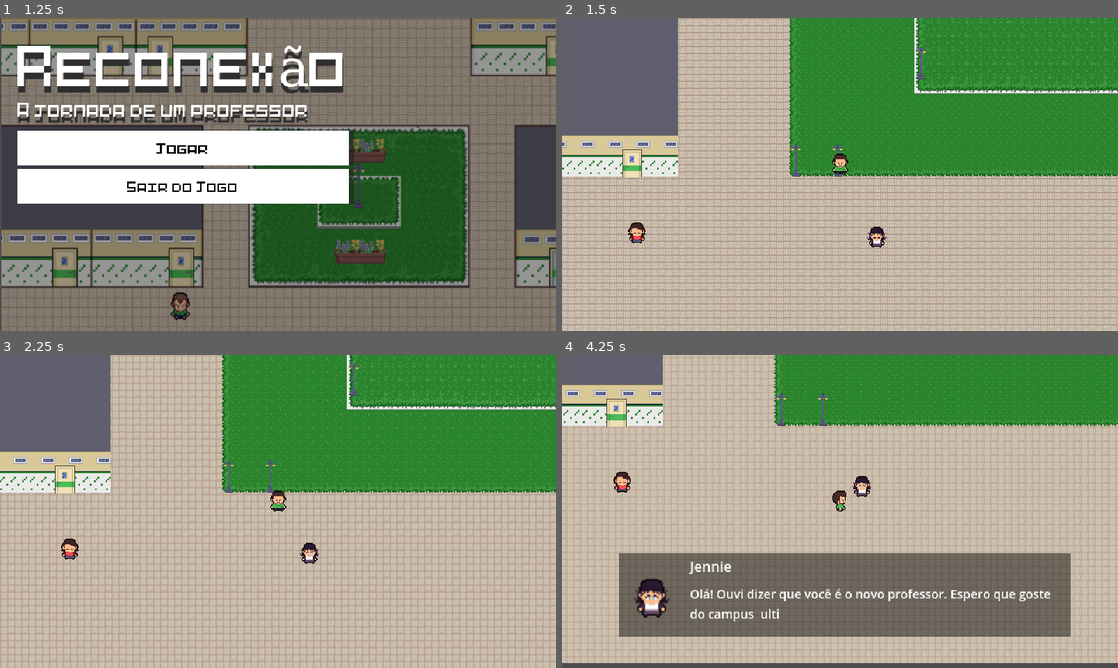
Above: before the commit, frames 1-4 (two rows, left to right).
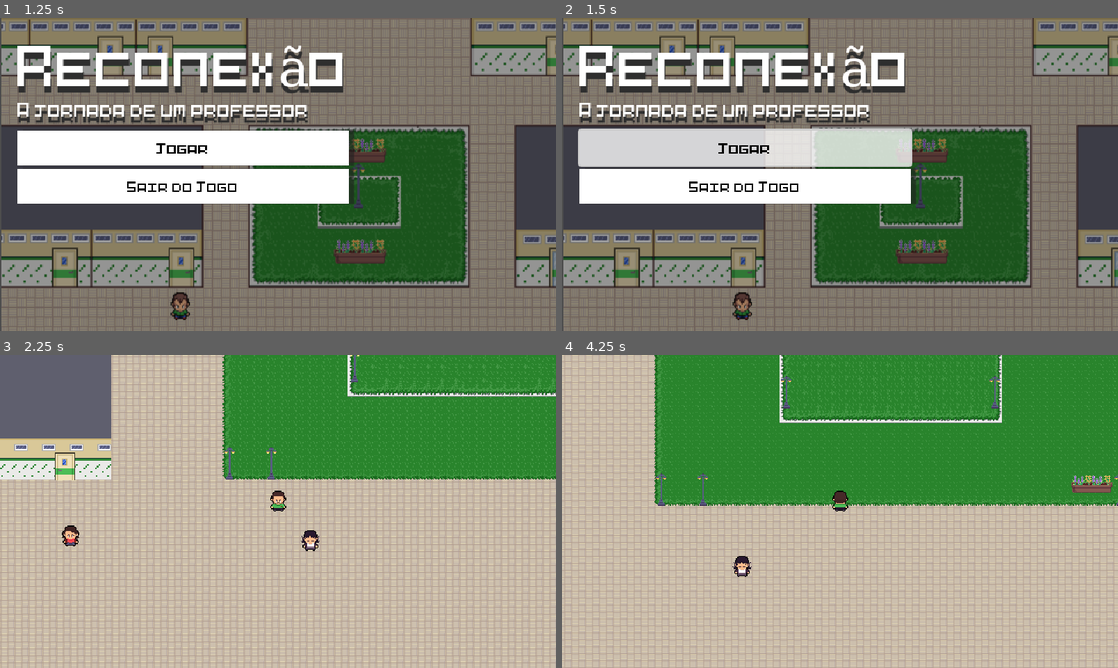
Above: after the commit, the same moments.

Repository: 1sad0ra/OpalaGames
Game: Godot game, scene res://cenas/ui_cenas/tela_incial.tscn
Same seed, same stepped clock (60 frames per second), same inputs: the game is played once before the commit and once after it.
Inputs (mouse positions are in pixels of both pictures, inside the frame that each line leads up to):
- Up to frame 1 (1.25 s): tap Enter (ui_accept) at 0.5, 0.77 s; move the mouse to (400, 158) at 0.52 s; hold Right (ui_right) from 0.53 s (still down); tap E (interact) at 0.6 s
- Up to frame 2 (1.5 s): release Right (ui_right) at 1.25 s; click "Jogar" at 1.25 s
- Up to frame 3 (2.25 s): tap Enter (ui_accept) at 2 s; move the mouse to (166, 527) at 2.02 s; hold Down (ui_down) from 2.03 s (still down); tap E (interact) at 2.1 s
- Up to frame 4 (4.25 s): tap Enter (ui_accept) at 2.27, 3.77 s; move the mouse to (895, 442) at 2.77 s; release Down (ui_down) at 2.78 s; hold Right (ui_right) 2.78-3.53 s; tap E (interact) at 2.85, 3.6 s; move the mouse to (812, 574) at 3.52 s; hold Up (ui_up) from 3.53 s (still down)

Frame 1 is identical in both runs. In frame 2, 98% of the frame differs, in the area x 0-100%, y 0-100%; in frame 3, 25%; in frame 4, 62%.

Commit message:
player_+musica

Diff:
--- /dev/null
+++ b/new-game-project/cenas/caracteristicas/player/player.gd
@@ -0,0 +1,70 @@
+extends CharacterBody2D
+
+@export var speed := 200
+var direction := Vector2.ZERO
+var last_direction := Vector2.DOWN  # Última direção pressionada
+
+@onready var anim = $AnimatedSprite2D
+@onready var passos = $passos  # Som de passos
+
+func _physics_process(delta):
+	direction = Vector2.ZERO
+
+	if Input.is_action_pressed("ui_up"):
+		direction.y -= 1
+	elif Input.is_action_pressed("ui_down"):
+		direction.y += 1
+
+	if Input.is_action_pressed("ui_left"):
+		direction.x -= 1
+	elif Input.is_action_pressed("ui_right"):
+		direction.x += 1
+
+	if direction != Vector2.ZERO:
+		# Atualiza a última direção dominante
+		if direction.x != 0:
+			last_direction = Vector2(direction.x, 0)
+		elif direction.y != 0:
+			last_direction = Vector2(0, direction.y)
+
+	velocity = direction.normalized() * speed
+
+	if direction != Vector2.ZERO:
+		move_and_slide()
+
+	update_animation()
+	update_som_passos()
+
+
+func update_animation():
+	if direction == Vector2.ZERO:
+		# Animações de idle com base na última direção
+		if last_direction.y < 0:
+			anim.animation = "idle_up"
+		elif last_direction.y > 0:
+			anim.animation = "idle_down"
+		elif last_direction.x < 0:
+			anim.animation = "idle_left"
+		elif last_direction.x > 0:
+			anim.animation = "idle_right"
+	else:
+		# Animações de caminhada
+		if direction.y < 0:
+			anim.animation = "walk_up"
+		elif direction.y > 0:
+			anim.animation = "walk_down"
+		elif direction.x < 0:
+			anim.animation = "walk_left"
+		elif direction.x > 0:
+			anim.animation = "walk_right"
+
+	anim.play()
+
+
+func update_som_passos():
+	if direction != Vector2.ZERO:
+		if not passos.playing:
+			passos.play()
+	else:
+		if passos.playing:
+			passos.stop()
--- a/new-game-project/cenas/caracteristicas/player/player.tscn
+++ b/new-game-project/cenas/caracteristicas/player/player.tscn
@@ -1,31 +1,73 @@
-[gd_scene load_steps=28 format=3 uid="uid://bsg3u25etbs1d"]
+[gd_scene load_steps=26 format=3 uid="uid://bsg3u25etbs1d"]
 
 [ext_resource type="Texture2D" uid="uid://g1xcs7jsdm4q" path="res://assets/Personagens/Player_Socram/Socram_pixilart-sprite.png" id="1_0nm8a"]
-[ext_resource type="Script" uid="uid://da02e7180g5ss" path="res://scripts/estado_maquina/node_state_machine.gd" id="2_74wcc"]
-[ext_resource type="Script" uid="uid://cvyqbbr5rqkfy" path="res://cenas/caracteristicas/player/walk_state.gd" id="3_74wcc"]
-[ext_resource type="Script" uid="uid://ba20rspda3p2j" path="res://cenas/caracteristicas/player/idle_state.gd" id="3_2231b"]
+[ext_resource type="Script" uid="uid://bvxtljtdo42mo" path="res://cenas/caracteristicas/player/player.gd" id="1_74wcc"]
 [ext_resource type="AudioStream" uid="uid://db6eum5105vgt" path="res://sounds/passos.mp3" id="5_j1rc3"]
 
+[sub_resource type="AtlasTexture" id="AtlasTexture_xrlbt"]
+atlas = ExtResource("1_0nm8a")
+region = Rect2(64, 0, 32, 32)
+
+[sub_resource type="AtlasTexture" id="AtlasTexture_74wcc"]
+atlas = ExtResource("1_0nm8a")
+region = Rect2(128, 0, 32, 32)
+
+[sub_resource type="AtlasTexture" id="AtlasTexture_2231b"]
+atlas = ExtResource("1_0nm8a")
+region = Rect2(320, 0, 32, 32)
+
+[sub_resource type="AtlasTexture" id="AtlasTexture_j1rc3"]
+atlas = ExtResource("1_0nm8a")
+region = Rect2(544, 0, 32, 32)
+
 [sub_resource type="AtlasTexture" id="AtlasTexture_0nm8a"]
 atlas = ExtResource("1_0nm8a")
 region = Rect2(160, 0, 32, 32)
 
-[sub_resource type="AtlasTexture" id="AtlasTexture_xrlbt"]
-atlas = ExtResource("1_0nm8a")
-region = Rect2(64, 0, 32, 32)
-
-[sub_resource type="AtlasTexture" id="AtlasTexture_74wcc"]
-atlas = ExtResource("1_0nm8a")
-region = Rect2(128, 0, 32, 32)
-
-[sub_resource type="AtlasTexture" id="AtlasTexture_2231b"]
-atlas = ExtResource("1_0nm8a")
-region = Rect2(320, 0, 32, 32)
-
-[sub_resource type="AtlasTexture" id="AtlasTexture_j1rc3"]
+[sub_resource type="AtlasTexture" id="AtlasTexture_slnor"]
+atlas = ExtResource("1_0nm8a")
+region = Rect2(0, 0, 32, 32)
+
+[sub_resource type="AtlasTexture" id="AtlasTexture_cn58u"]
+atlas = ExtResource("1_0nm8a")
+region = Rect2(32, 0, 32, 32)
+
+[sub_resource type="AtlasTexture" id="AtlasTexture_jyffu"]
+atlas = ExtResource("1_0nm8a")
+region = Rect2(96, 0, 32, 32)
+
+[sub_resource type="AtlasTexture" id="AtlasTexture_i8xqc"]
+atlas = ExtResource("1_0nm8a")
+region = Rect2(384, 0, 32, 32)
+
+[sub_resource type="AtlasTexture" id="AtlasTexture_cqmuw"]
+atlas = ExtResource("1_0nm8a")
+region = Rect2(416, 0, 32, 32)
+
+[sub_resource type="AtlasTexture" id="AtlasTexture_qy6ub"]
+atlas = ExtResource("1_0nm8a")
+region = Rect2(352, 0, 32, 32)
+
+[sub_resource type="AtlasTexture" id="AtlasTexture_76j63"]
+atlas = ExtResource("1_0nm8a")
+region = Rect2(288, 0, 32, 32)
+
+[sub_resource type="AtlasTexture" id="AtlasTexture_r0bgb"]
+atlas = ExtResource("1_0nm8a")
+region = Rect2(512, 0, 32, 32)
+
+[sub_resource type="AtlasTexture" id="AtlasTexture_6b8rw"]
 atlas = ExtResource("1_0nm8a")
 region = Rect2(544, 0, 32, 32)
 
+[sub_resource type="AtlasTexture" id="AtlasTexture_ccwld"]
+atlas = ExtResource("1_0nm8a")
+region = Rect2(576, 0, 32, 32)
+
+[sub_resource type="AtlasTexture" id="AtlasTexture_igwre"]
+atlas = ExtResource("1_0nm8a")
+region = Rect2(448, 0, 32, 32)
+
 [sub_resource type="AtlasTexture" id="AtlasTexture_8q873"]
 atlas = ExtResource("1_0nm8a")
 region = Rect2(160, 0, 32, 32)
@@ -41,87 +83,91 @@
 [sub_resource type="AtlasTexture" id="AtlasTexture_qfegk"]
 atlas = ExtResource("1_0nm8a")
 region = Rect2(256, 0, 32, 32)
-
-[sub_resource type="AtlasTexture" id="AtlasTexture_slnor"]
-atlas = ExtResource("1_0nm8a")
-region = Rect2(0, 0, 32, 32)
-
-[sub_resource type="AtlasTexture" id="AtlasTexture_cn58u"]
-atlas = ExtResource("1_0nm8a")
-region = Rect2(32, 0, 32, 32)
-
-[sub_resource type="AtlasTexture" id="AtlasTexture_jyffu"]
-atlas = ExtResource("1_0nm8a")
-region = Rect2(96, 0, 32, 32)
-
-[sub_resource type="AtlasTexture" id="AtlasTexture_i8xqc"]
-atlas = ExtResource("1_0nm8a")
-region = Rect2(384, 0, 32, 32)
-
-[sub_resource type="AtlasTexture" id="AtlasTexture_cqmuw"]
-atlas = ExtResource("1_0nm8a")
-region = Rect2(416, 0, 32, 32)
-
-[sub_resource type="AtlasTexture" id="AtlasTexture_qy6ub"]
-atlas = ExtResource("1_0nm8a")
-region = Rect2(352, 0, 32, 32)
-
-[sub_resource type="AtlasTexture" id="AtlasTexture_76j63"]
-atlas = ExtResource("1_0nm8a")
-region = Rect2(288, 0, 32, 32)
-
-[sub_resource type="AtlasTexture" id="AtlasTexture_r0bgb"]
-atlas = ExtResource("1_0nm8a")
-region = Rect2(512, 0, 32, 32)
-
-[sub_resource type="AtlasTexture" id="AtlasTexture_6b8rw"]
-atlas = ExtResource("1_0nm8a")
-region = Rect2(544, 0, 32, 32)
-
-[sub_resource type="AtlasTexture" id="AtlasTexture_ccwld"]
-atlas = ExtResource("1_0nm8a")
-region = Rect2(576, 0, 32, 32)
-
-[sub_resource type="AtlasTexture" id="AtlasTexture_igwre"]
-atlas = ExtResource("1_0nm8a")
-region = Rect2(448, 0, 32, 32)
 
 [sub_resource type="SpriteFrames" id="SpriteFrames_u1gk2"]
 animations = [{
 "frames": [{
 "duration": 1.0,
+"texture": SubResource("AtlasTexture_xrlbt")
+}, {
+"duration": 1.0,
+"texture": SubResource("AtlasTexture_74wcc")
+}],
+"loop": true,
+"name": &"idle_down",
+"speed": 3.0
+}, {
+"frames": [{
+"duration": 1.0,
+"texture": SubResource("AtlasTexture_2231b")
+}],
+"loop": true,
+"name": &"idle_left",
+"speed": 3.0
+}, {
+"frames": [{
+"duration": 1.0,
+"texture": SubResource("AtlasTexture_j1rc3")
+}],
+"loop": true,
+"name": &"idle_right",
+"speed": 3.0
+}, {
+"frames": [{
+"duration": 1.0,
 "texture": SubResource("AtlasTexture_0nm8a")
 }],
 "loop": true,
-"name": &"idle_back",
-"speed": 3.0
-}, {
-"frames": [{
-"duration": 1.0,
-"texture": SubResource("AtlasTexture_xrlbt")
-}, {
-"duration": 1.0,
-"texture": SubResource("AtlasTexture_74wcc")
-}],
-"loop": true,
-"name": &"idle_front",
-"speed": 3.0
-}, {
-"frames": [{
-"duration": 1.0,
-"texture": SubResource("AtlasTexture_2231b")
-}],
-"loop": true,
-"name": &"idle_left",
-"speed": 3.0
-}, {
-"frames": [{
-"duration": 1.0,
-"texture": SubResource("AtlasTexture_j1rc3")
-}],
-"loop": true,
-"name": &"idle_rigth",
-"speed": 3.0
+"name": &"idle_up",
+"speed": 3.0
+}, {
+"frames": [{
+"duration": 1.0,
+"texture": SubResource("AtlasTexture_slnor")
+}, {
+"duration": 1.0,
+"texture": SubResource("AtlasTexture_cn58u")
+}, {
+"duration": 1.0,
+"texture": SubResource("AtlasTexture_jyffu")
+}],
+"loop": true,
+"name": &"walk_down",
+"speed": 4.0
+}, {
+"frames": [{
+"duration": 1.0,
+"texture": SubResource("AtlasTexture_i8xqc")
+}, {
+"duration": 1.0,
+"texture": SubResource("AtlasTexture_cqmuw")
+}, {
+"duration": 1.0,
+"texture": SubResource("AtlasTexture_qy6ub")
+}, {
+"duration": 1.0,
+"texture": SubResource("AtlasTexture_76j63")
+}],
+"loop": true,
+"name": &"walk_left",
+"speed": 4.0
+}, {
+"frames": [{
+"duration": 1.0,
+"texture": SubResource("AtlasTexture_r0bgb")
+}, {
+"duration": 1.0,
+"texture": SubResource("AtlasTexture_6b8rw")
+}, {
+"duration": 1.0,
+"texture": SubResource("AtlasTexture_ccwld")
+}, {
+"duration": 1.0,
+"texture": SubResource("AtlasTexture_igwre")
+}],
+"loop": true,
+"name": &"walk_right",
+"speed": 4.0
 }, {
 "frames": [{
 "duration": 1.0,
@@ -137,55 +183,7 @@
 "texture": SubResource("AtlasTexture_qfegk")
 }],
 "loop": true,
-"name": &"walk_back",
-"speed": 4.0
-}, {
-"frames": [{
-"duration": 1.0,
-"texture": SubResource("AtlasTexture_slnor")
-}, {
-"duration": 1.0,
-"texture": SubResource("AtlasTexture_cn58u")
-}, {
-"duration": 1.0,
-"texture": SubResource("AtlasTexture_jyffu")
-}],
-"loop": true,
-"name": &"walk_front",
-"speed": 4.0
-}, {
-"frames": [{
-"duration": 1.0,
-"texture": SubResource("AtlasTexture_i8xqc")
-}, {
-"duration": 1.0,
-"texture": SubResource("AtlasTexture_cqmuw")
-}, {
-"duration": 1.0,
-"texture": SubResource("AtlasTexture_qy6ub")
-}, {
-"duration": 1.0,
-"texture": SubResource("AtlasTexture_76j63")
-}],
-"loop": true,
-"name": &"walk_left",
-"speed": 4.0
-}, {
-"frames": [{
-"duration": 1.0,
-"texture": SubResource("AtlasTexture_r0bgb")
-}, {
-"duration": 1.0,
-"texture": SubResource("AtlasTexture_6b8rw")
-}, {
-"duration": 1.0,
-"texture": SubResource("AtlasTexture_ccwld")
-}, {
-"duration": 1.0,
-"texture": SubResource("AtlasTexture_igwre")
-}],
-"loop": true,
-"name": &"walk_rigth",
+"name": &"walk_up",
 "speed": 4.0
 }]
 
@@ -194,34 +192,19 @@
 height = 10.0
 
 [node name="player" type="CharacterBody2D"]
+script = ExtResource("1_74wcc")
 
 [node name="AnimatedSprite2D" type="AnimatedSprite2D" parent="."]
 texture_filter = 1
 position = Vector2(0, -13)
 sprite_frames = SubResource("SpriteFrames_u1gk2")
-animation = &"walk_rigth"
-autoplay = "idle_front"
-frame = 3
-frame_progress = 0.866951
+animation = &"walk_right"
+autoplay = "idle_down"
 
 [node name="CollisionShape2D" type="CollisionShape2D" parent="."]
 position = Vector2(0, -8)
 shape = SubResource("CapsuleShape2D_j58ch")
 
-[node name="stateMachine" type="Node" parent="." node_paths=PackedStringArray("initial_node_state")]
-script = ExtResource("2_74wcc")
-initial_node_state = NodePath("idle")
-
-[node name="idle" type="Node" parent="stateMachine" node_paths=PackedStringArray("player", "animated_sprit2d")]
-script = ExtResource("3_2231b")
-player = NodePath("../..")
-animated_sprit2d = NodePath("../../AnimatedSprite2D")
-
-[node name="walk" type="Node" parent="stateMachine" node_paths=PackedStringArray("player", "animated_sprit2d")]
-script = ExtResource("3_74wcc")
-player = NodePath("../..")
-animated_sprit2d = NodePath("../../AnimatedSprite2D")
-
 [node name="Camera2D" type="Camera2D" parent="."]
 
 [node name="passos" type="AudioStreamPlayer2D" parent="."]
--- a/new-game-project/cenas/ui_cenas/tela_incial.tscn
+++ b/new-game-project/cenas/ui_cenas/tela_incial.tscn
@@ -1,8 +1,10 @@
-[gd_scene load_steps=10 format=3 uid="uid://dll8nx3bt3avy"]
+[gd_scene load_steps=12 format=3 uid="uid://dll8nx3bt3avy"]
 
 [ext_resource type="Texture2D" uid="uid://b28swfbq14xi3" path="res://assets/Mapa/esbocosemcamadas (2).png" id="1_gka14"]
 [ext_resource type="Script" uid="uid://diwbswfpf7hut" path="res://scripts/ui_scripts/tela_incial.gd" id="1_rikrs"]
+[ext_resource type="AudioStream" uid="uid://c00f3aynuhcuo" path="res://sounds/click-21156.wav" id="2_5jcpw"]
 [ext_resource type="FontFile" uid="uid://dhq1kbwvasqme" path="res://assets/pixel_Fonte/pixelart.ttf" id="2_rikrs"]
+[ext_resource type="AudioStream" uid="uid://v84oetfns8fu" path="res://sounds/ui-sounds-pack-3-7-359721.mp3" id="3_1ithu"]
 
 [sub_resource type="StyleBoxFlat" id="StyleBoxFlat_hmdr4"]
 bg_color = Color(1, 1, 1, 0.784314)
@@ -88,6 +90,13 @@
 grow_vertical = 2
 script = ExtResource("1_rikrs")
 
+[node name="ClickPlayer" type="AudioStreamPlayer2D" parent="."]
+stream = ExtResource("2_5jcpw")
+volume_db = 24.0
+
+[node name="HoverPlayer" type="AudioStreamPlayer2D" parent="."]
+stream = ExtResource("3_1ithu")
+
 [node name="bg" type="TextureRect" parent="."]
 modulate = Color(0.458824, 0.458824, 0.458824, 0)
 layout_mode = 2
@@ -141,7 +150,7 @@
 theme_override_font_sizes/font_size = 20
 text = "A jornada de um professor"
 
-[node name="jogar_Button1" type="Button" parent="MarginContainer/HBoxContainer/VBoxContainer"]
+[node name="jogar_Button1" type="Button" parent="MarginContainer/HBoxContainer/VBoxContainer" groups=["menu_buttons"]]
 custom_minimum_size = Vector2(40, 40)
 layout_mode = 2
 theme_override_colors/font_hover_color = Color(0, 0, 0, 1)
@@ -155,7 +164,7 @@
 theme_override_styles/normal = SubResource("StyleBoxFlat_rikrs")
 text = "Jogar"
 
-[node name="Sair_Button3" type="Button" parent="MarginContainer/HBoxContainer/VBoxContainer"]
+[node name="Sair_Button3" type="Button" parent="MarginContainer/HBoxContainer/VBoxContainer" groups=["menu_buttons"]]
 custom_minimum_size = Vector2(40, 40)
 layout_mode = 2
 theme_override_colors/font_hover_color = Color(0, 0, 0, 1)
--- a/new-game-project/project.godot
+++ b/new-game-project/project.godot
@@ -44,6 +44,10 @@
 "res://sounds/": "green"
 }
 
+[global_group]
+
+menu_buttons=""
+
 [input]
 
 ui_accept={
--- a/new-game-project/scripts/ui_scripts/tela_incial.gd
+++ b/new-game-project/scripts/ui_scripts/tela_incial.gd
@@ -1,18 +1,25 @@
 extends Control
 
+@onready var click_player = $ClickPlayer
+@onready var hover_player = $HoverPlayer
+
 func _ready():
-	pass
+	for button in get_tree().get_nodes_in_group("menu_buttons"):
+		button.pressed.connect(_on_button_pressed)
+		button.mouse_entered.connect(_on_button_hover)
 
-func _process(delta):
-	pass
+func _on_button_pressed():
+	click_player.play()
 
-
+func _on_button_hover():
+	hover_player.play()
 
 func _on_jogar_button_1_pressed():
+	click_player.play()
+	await get_tree().create_timer(0.2).timeout
 	get_tree().change_scene_to_file("res://cenas/teste/world.tscn")
 
-func _on_conf_button_2_pressed():
-	pass # Replace with function body.
-
 func _on_sair_button_3_pressed():
+	click_player.play()
+	await get_tree().create_timer(0.2).timeout
 	get_tree().quit()
Not shown, added: new-game-project/cenas/caracteristicas/player/player.gd.uid
Not shown, added: new-game-project/sounds/click-21156.wav.import
Not shown, added: new-game-project/sounds/tunetank.com_interface-cursor-click.wav.import
Not shown, added: new-game-project/sounds/tunetank.com_interface-selection-hover.wav.import
Not shown, added: new-game-project/sounds/tunetank.com_mouse-hover.wav.import
Not shown, added: new-game-project/sounds/ui-sounds-pack-3-7-359721.mp3.import
Not shown, added: new-game-project/sounds/click-21156.wav
Not shown, added: new-game-project/sounds/tunetank.com_interface-cursor-click.wav
Not shown, added: new-game-project/sounds/tunetank.com_interface-selection-hover.wav
Not shown, added: new-game-project/sounds/tunetank.com_mouse-hover.wav
Not shown, added: new-game-project/sounds/ui-sounds-pack-3-7-359721.mp3
